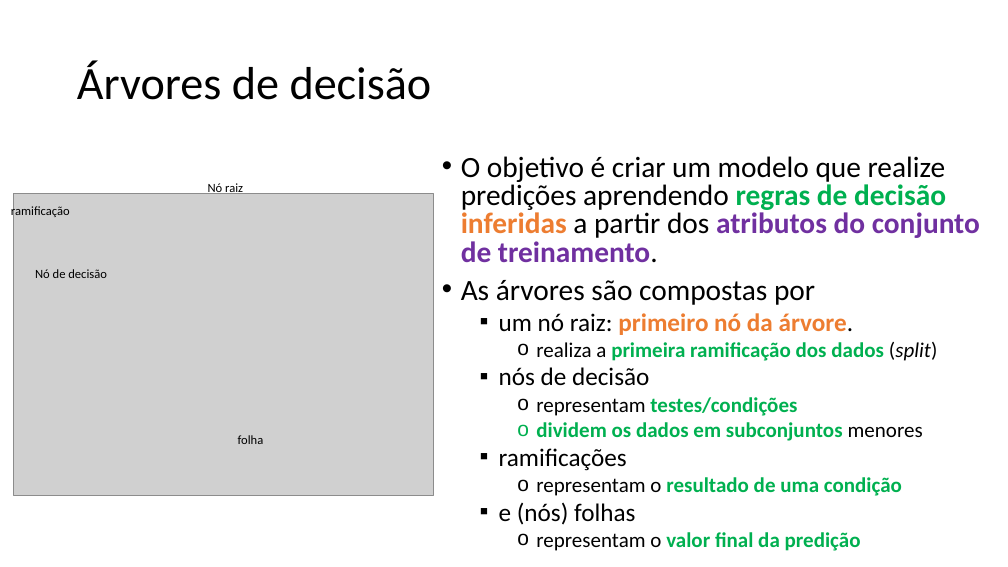
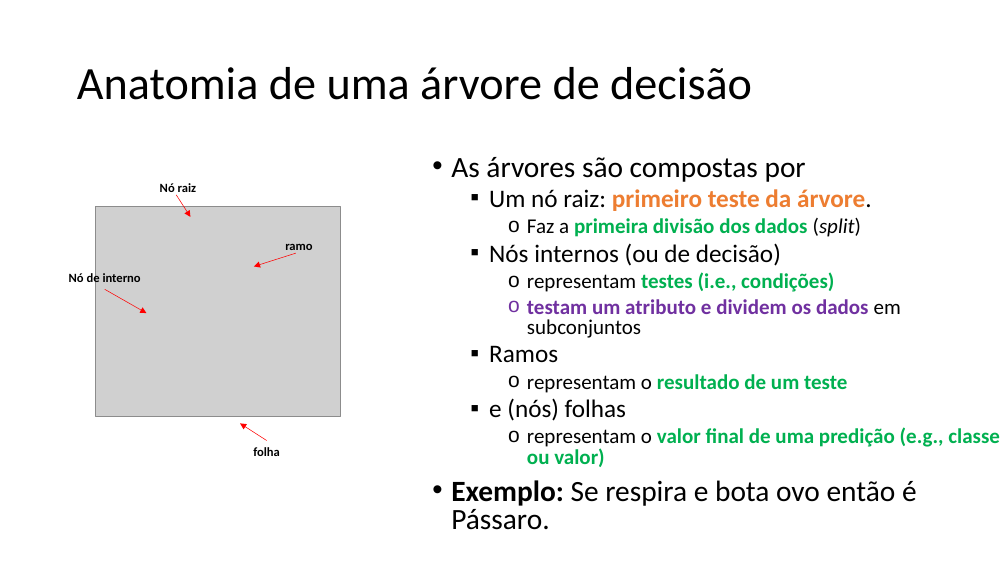
Before and after one commit to zz4fap/c24_inteligencia_artificial, a slide deck: slide 6 of slides/C24_Árvores_de_decisão.pptx (slide 10 before the commit). Drawn at 1008x567 pixels with LibreOffice and Linux fonts; fonts in the diff are those of the drawing; grey boxes stand for pictures. Boxes give left, top, right and bottom in pixels: in the first picture for what was removed or moved away, otherwise in the second. Text is boxed around its words. In the diff, an @@ line names an element or a change of style, - is before the commit and + after.

Commit message:
update of slides

```diff
--- a/slides/C24_Árvores_de_decisão.pptx
+++ b/slides/C24_Árvores_de_decisão.pptx
@@ title at (77,67,752,100): text changed @@
-Árvores de decisão
+Anatomia de uma árvore de decisão
@@ text "Nó raiz" at (160,183,196,192): bold on @@
@@ text "Nó raiz": place and size @@
-text "Nó raiz" at (208,183,243,195)
+text "Nó raiz" at (160,183,196,192)
@@ text "As árvores são compostas por": place and size @@
-text "As árvores são compostas por" at (461,156,980,551)
+text "As árvores são compostas por" at (451,157,1000,530)
@@ text at (461,156,980,263): paragraph removed @@
-• O objetivo é criar um modelo que realize predições aprendendo regras de decisão inferidas a partir dos atributos do conjunto de treinamento.
@@ text removed at (11,204,70,218) @@
-ramificação
@@ picture removed at (14,194,434,495) @@
@@ group added at (95,195,340,441): 4 arrows, 1 picture, 1 text @@
+ramo
@@ text at (489,189,901,393): text changed; text colour #00B050 to #000000 @@
-  ▪ um nó raiz: primeiro nó da árvore.
-    o realiza a primeira ramificação dos dados (split)
-  ▪ nós de decisão
-    o representam testes/condições
-    o dividem os dados em subconjuntos menores
-  ▪ ramificações
-    o representam o resultado de uma condição
+  ▪ Um nó raiz: primeiro teste da árvore.
+    o Faz a primeira divisão dos dados (split)
+  ▪ Nós internos (ou de decisão)
+    o representam testes (i.e., condições)
+    o testam um atributo e dividem os dados em subconjuntos
+  ▪ Ramos
+    o representam o resultado de um teste
@@ text at (69,272,141,286): text changed; bold on @@
-Nó de decisão
+Nó de interno
@@ text "folha": place and size @@
-text "folha" at (238,435,264,444)
+text "folha" at (253,447,280,456)
@@ text "folha" at (253,447,280,456): bold on @@
@@ text at (451,427,1000,530): text changed; text colour #00B050 to #000000 @@
-    o representam o valor final da predição
+    o representam o valor final de uma predição (e.g., classe ou valor)
+• Exemplo: Se respira e bota ovo então é Pássaro.
```
Also in this commit, not shown: 7 other slides changed, 3 slides added, 2 slides removed.
